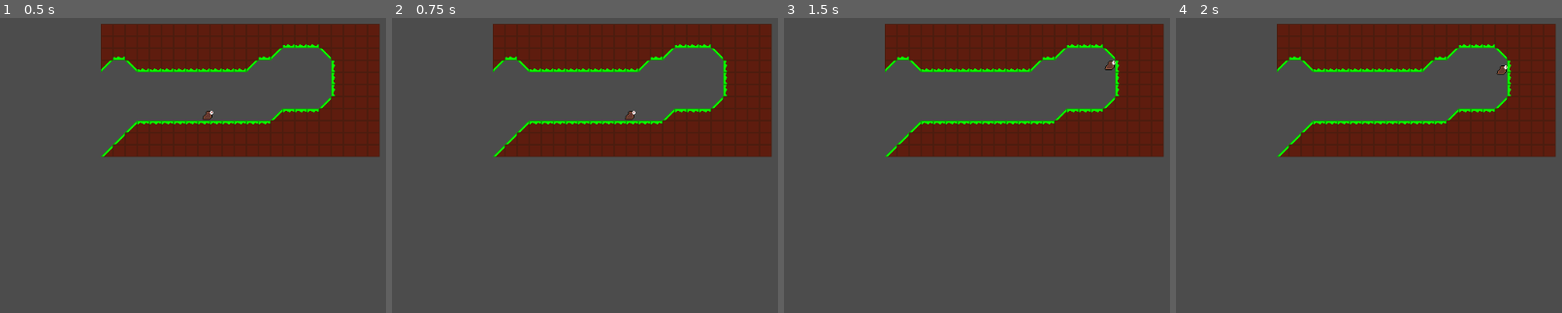
Above: before the commit, frames 1-4 (left to right).
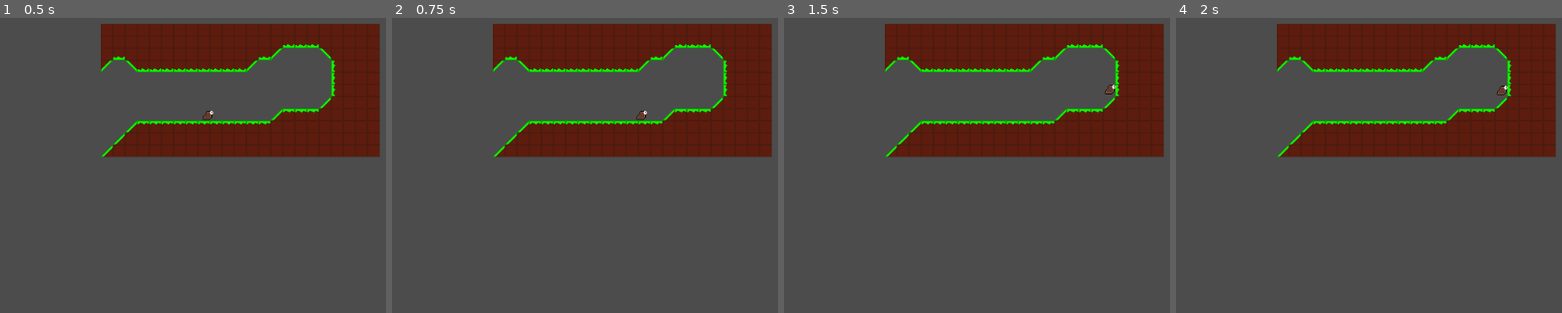
Above: after the commit, the same moments.

Repository: Shoter99/GameJamFirst
Game: Godot game, scene res://enviroment/level prefab/Level test.tscn
The game is run twice, just before and just after one commit, with the same random seed, the same clock (stepped at 60 frames per second) and the same inputs.
Inputs:
- Up to frame 1 (0.5 s): no input
- Up to frame 2 (0.75 s): tap Enter at 0.5 s; hold Right (move_right) from 0.53 s (still down); hold Shift (Slide) from 0.53 s (still down)
- Up to frame 3 (1.5 s): keep holding Right (move_right); tap Space (jump) at 0.77, 0.8, 1.07, 1.35 s; release Shift (Slide) at 1.28 s
- Up to frame 4 (2 s): keep holding Right (move_right); tap Space (jump) at 1.52, 1.82 s; tap Shift (Slide) at 1.55 s

Frame 1 is identical in both runs. In frame 2, 0.1% of the frame differs, in the area x 60-67%, y 31-35%; in frame 3, 0.1%, in the area x 82-86%, y 14-26%; in frame 4, 0.1%.

Commit message:
Slope fix

Diff:
--- a/Player/KinematicBody2D.gd
+++ b/Player/KinematicBody2D.gd
@@ -5,7 +5,7 @@
 export var swimSpeed : int = 75
 export var jumpSpeed : int = -300
 export var gravity : int = 400
-export var slideSpeed : int = 300
+export var slideSpeed : int = 320
 export var health : int = 10
 var jumpsRemaining : int = 2
 var isSliding : bool = false
@@ -42,7 +42,6 @@
 			if Input.is_action_pressed("move_left"):
 				velocity.x = -speed
 		if Input.is_action_pressed("Slide") and is_on_floor() and isSliding == false:
-			print ('debug')
 			if velocity.x == speed:
 				isSliding = true
 				velocity.x = slideSpeed
@@ -56,6 +55,7 @@
 		if Input.is_action_just_pressed("jump"):
 			if canDoubleJump == false and isJumping == false:
 				isJumping = true
+				print ('debug')
 				velocity.y += jumpSpeed
 			elif canDoubleJump and jumpsRemaining > 0:
 				velocity.y += jumpSpeed
@@ -66,15 +66,20 @@
 
 
 func _physics_process(delta):
+	print (velocity.y)
+	if is_on_floor() == false:
+		velocity.y += gravity * delta
+	else:
+		velocity.y = 0
 	get_input()
-	velocity.y += gravity * delta
 	if isSliding:
 		if velocity.x > 0 and is_on_floor():
-			velocity.x -= 300 * delta
+			velocity.x -= 400 * delta
 		elif velocity.x < 0 and is_on_floor():
-			velocity.x += 300 * delta
+			velocity.x += 400 * delta
+	velocity = move_and_slide_with_snap(velocity, Vector2.DOWN * 4, Vector2.UP)
 	if is_on_floor():
 		jumpsRemaining = 2
 		isJumping = false
-	velocity = move_and_slide(velocity, Vector2(-1, 0))
-	print (isSliding)
+	#print (isSliding)
+	#print (is_on_floor())
